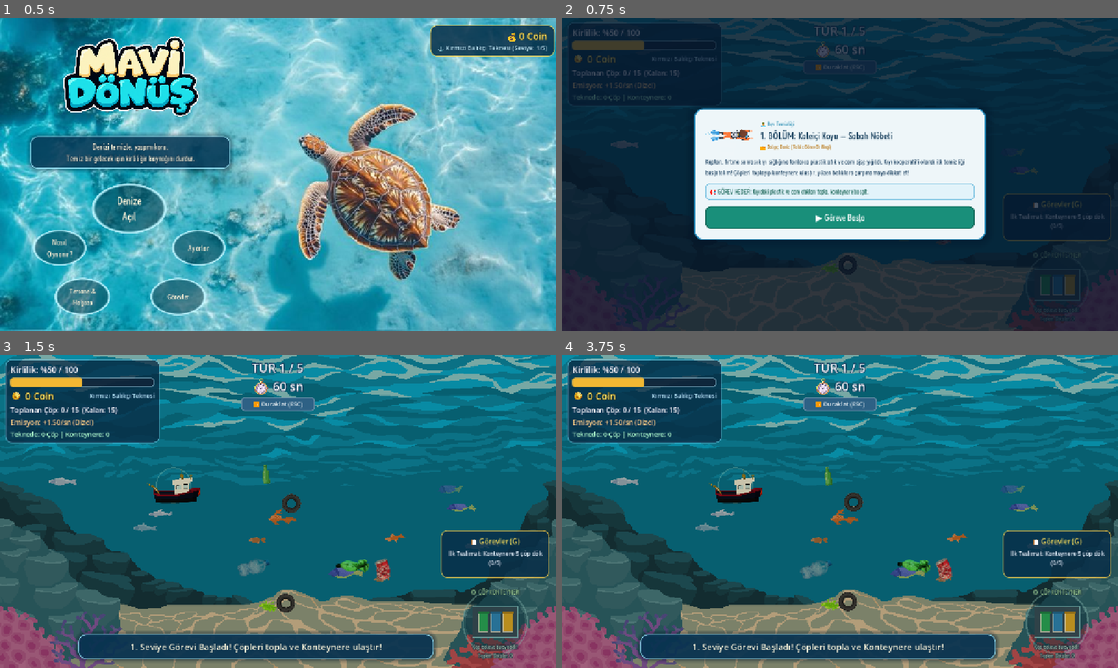
Above: before the commit, frames 1-4 (two rows, left to right).
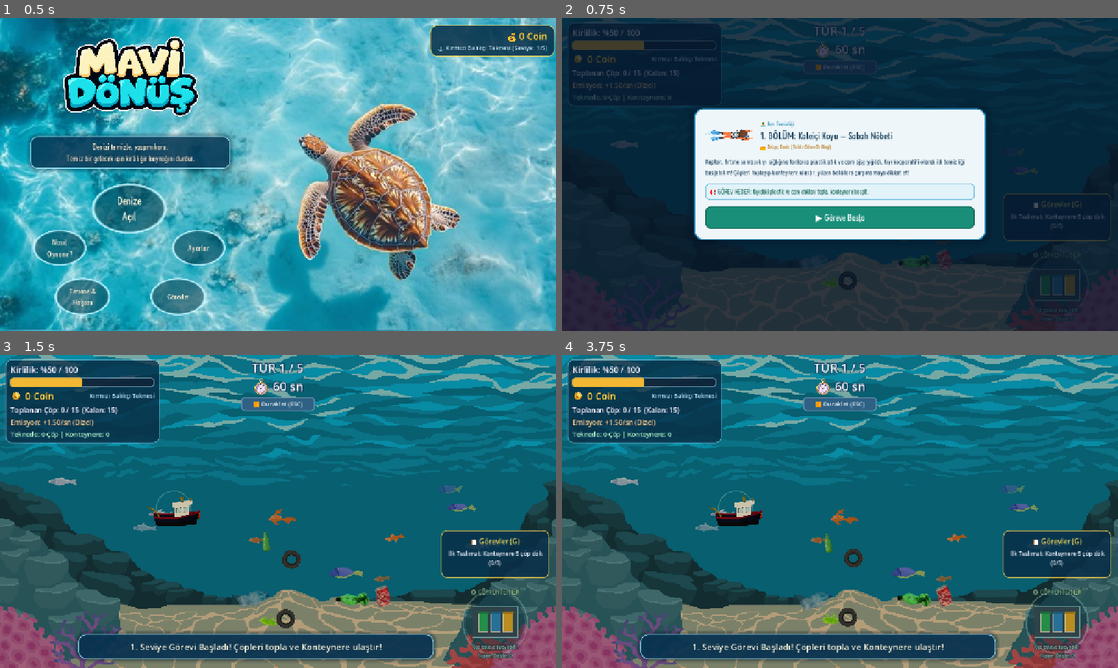
Above: after the commit, the same moments.

Repository: tubaiskol/Mavi-Donus-Hackathon-Team22
Game: Godot game, scene res://scenes/main_menu.tscn
Two runs of this game, one before a commit and one after it. Both use one fixed random seed, a clock stepped at 60 frames per second and the inputs below. The engine's default icon, where the game draws it, is replaced by a stand-in: a white triangle on a blue panel in a dark square.
Inputs:
- Up to frame 1 (0.5 s): no input
- Up to frame 2 (0.75 s): click "Denize Açıl" at 0.5 s
- Up to frame 3 (1.5 s): click "▶️ Göreve Başla" at 1.25 s
- Up to frame 4 (3.75 s): click "⏸️ Duraklat (ESC)" at 2 s; click "📋 Görevler (G)" at 2.75 s; click "▶️ Devam Et" at 3.5 s

Frame 1 is identical in both runs. In frame 2, 0.3% of the frame differs, in the area x 45-70%, y 73-87%; in frame 3, 2.6%; in frame 4, 2.7%, in the area x 26-71%, y 35-87%.

Commit message:
feat: ilk iki bölümde deniz yüzeyi hareket ve üretim sınırlarını uygula

Diff:
--- a/scripts/boat.gd
+++ b/scripts/boat.gd
@@ -160,6 +160,8 @@
 func enforce_water_bounds() -> void:
 	var screen := get_viewport_rect()
 	var min_y := screen.position.y + _edge_margin.y
+	if get_parent().has_water_surface():
+		min_y = maxf(min_y, get_parent().get_water_surface_y() + _hull_shape.size.y * 0.5)
 	position = position.clamp(Vector2(screen.position.x + _edge_margin.x, min_y), screen.end - _edge_margin)
 	if position.y <= min_y and velocity.y < 0.0:
 		velocity.y = 0.0
--- a/scripts/fish.gd
+++ b/scripts/fish.gd
@@ -52,19 +52,13 @@
 	swim_freq = randf_range(1.6, 2.6)
 	swim_amp = randf_range(14.0, 28.0)
 
-	# Dalga, ekranın üst HUD alanına ya da alt kenara taşmasın.
-	var screen := get_viewport_rect()
-	base_y = clampf(
-		global_position.y,
-		screen.position.y + TOP_MARGIN + swim_amp,
-		screen.end.y - BOTTOM_MARGIN - swim_amp
-	)
-
 	var scene_root := get_tree().current_scene
 	if scene_root:
 		_boat = scene_root.get_node_or_null("Boat") as Node2D
 
 	_setup_visual()
+	base_y = global_position.y
+	enforce_water_bounds()
 
 
 func _setup_visual() -> void:
@@ -100,6 +94,7 @@
 		# Çarpışma sonrası: yönünde hızlanıp gemiden uzaklaşarak kaybolur
 		global_position.x += direction * speed * 1.8 * delta
 		global_position.y += _escape_y * 110.0 * delta
+		enforce_water_bounds()
 		rotation = lerp_angle(rotation, 0.0, 6.0 * delta)
 		modulate.a = maxf(modulate.a - delta * 1.5, 0.0)
 		if modulate.a <= 0.01:
@@ -109,6 +104,7 @@
 	# Düz ilerleme + yumuşak sinüs yüzüşü.
 	# Y konumu doğrudan hesaplanır (sürekli toplama yerine), böylece dalga yerinde kalır.
 	global_position.x += direction * speed * delta
+	enforce_water_bounds()
 	global_position.y = base_y + sin(_time * swim_freq) * swim_amp
 
 	# Burun, dikey hıza doğru hafifçe eğilir (balık yüzerken yamulmuş gibi kaymaz).
@@ -123,6 +119,24 @@
 		queue_free()
 	elif direction < 0.0 and global_position.x < screen.position.x - 120.0:
 		queue_free()
+
+
+func get_surface_clearance() -> float:
+	var shown := sprite.texture.get_size() * sprite.scale.abs()
+	return (shown.y + shown.x * sin(MAX_TILT)) * 0.5
+
+
+func enforce_water_bounds() -> void:
+	var screen := get_viewport_rect()
+	var game := get_parent().get_parent()
+	var min_y := screen.position.y + TOP_MARGIN
+	if game.has_water_surface():
+		var surface_min: float = game.get_water_surface_y() + get_surface_clearance()
+		min_y = maxf(min_y, surface_min)
+		if global_position.y < surface_min:
+			global_position.y = surface_min
+			_escape_y = 1.0
+	base_y = clampf(base_y, min_y + swim_amp, maxf(min_y + swim_amp, screen.end.y - BOTTOM_MARGIN - swim_amp))
 
 
 func _check_boat_hit() -> void:
--- a/scripts/fish_spawner.gd
+++ b/scripts/fish_spawner.gd
@@ -30,7 +30,11 @@
 	var screen := get_viewport_rect()
 	var spawn_from_left := (randf() < 0.5)
 	var spawn_x := screen.position.x - 70.0 if spawn_from_left else screen.end.x + 70.0
-	var spawn_y := randf_range(screen.position.y + 170.0, screen.end.y - 70.0)
+	var min_y := maxf(screen.position.y + 170.0, get_parent().get_water_surface_y() + 80.0)
+	var max_y := screen.end.y - 70.0
+	if min_y > max_y:
+		return
+	var spawn_y := randf_range(min_y, max_y)
 
 	var fish = FISH_SCENE.instantiate() as Area2D
 	fish.direction = 1.0 if spawn_from_left else -1.0
--- a/scripts/game.gd
+++ b/scripts/game.gd
@@ -3,6 +3,7 @@
 const TOTAL_LEVELS := 5
 const MENU_FONT := preload("res://assets/menu_font.ttf")
 const PANEL_LAYOUT := preload("res://scripts/panel_layout.gd")
+const LEVEL_ENVIRONMENT := preload("res://scripts/level_environment.gd")
 
 @export_range(1, 5, 1) var test_start_level: int = 1
 
@@ -52,6 +53,7 @@
 
 	# Mevcut seçili seviyeyi başlat (Asla zorla 1'e sıfırlamaz!)
 	GameState.start_level_round(GameState.current_round)
+	_update_level_bounds()
 
 	GameState.pollution_changed.connect(_on_pollution_changed)
 	GameState.carried_trash_changed.connect(_on_carried_trash_changed)
@@ -144,6 +146,7 @@
 	if _drop_zone:
 		_drop_zone.position = PANEL_LAYOUT.dock_rect(get_viewport_rect()).get_center()
 	_update_panels_barrier()
+	_update_level_bounds()
 
 
 func get_reserved_panels_rect() -> Rect2:
@@ -158,13 +161,21 @@
 	(_panels_shape.shape as RectangleShape2D).size = rect.size
 
 
-
-
-
-
-
-
-
+func has_water_surface() -> bool:
+	return LEVEL_ENVIRONMENT.has_surface(GameState.current_round)
+
+
+func get_water_surface_y() -> float:
+	return LEVEL_ENVIRONMENT.surface_y(get_viewport_rect(), GameState.current_round)
+
+
+func _update_level_bounds() -> void:
+	$Boat.enforce_water_bounds()
+	# Pencere oranı değiştiğinde mevcut canlılar da hava bölgesine taşmasın.
+	for group in ["trash", "turtle", "fish"]:
+		for entity in get_tree().get_nodes_in_group(group):
+			if entity.has_method("enforce_water_bounds"):
+				entity.enforce_water_bounds()
 
 
 func _on_drop_zone_area_entered(area: Area2D) -> void:
@@ -318,6 +329,7 @@
 	shop_panel.hide()
 
 	GameState.start_next_level()
+	_update_level_bounds()
 	spawner.start_level()
 
 	var canvas_mod = get_node_or_null("CanvasModulate")
--- /dev/null
+++ b/scripts/level_environment.gd
@@ -0,0 +1,27 @@
+extends RefCounted
+
+const BACKGROUNDS := {
+	1: preload("res://assets/backgrounds/bg1/full.png"),
+	2: preload("res://assets/backgrounds/bg4/full.png"),
+	3: preload("res://assets/backgrounds/bg3/full.png"),
+	4: preload("res://assets/backgrounds/bg2/full.png"),
+	5: preload("res://assets/general-game-background.jpeg")
+}
+
+# Kaynak görseldeki yatay su sınırları: resif üstü ve batığın suya girişi.
+const SURFACE_SOURCE_Y := {1: 540.0, 2: 738.0}
+
+
+static func has_surface(level: int) -> bool:
+	return SURFACE_SOURCE_Y.has(level)
+
+
+static func surface_y(screen: Rect2, level: int) -> float:
+	if not has_surface(level):
+		return screen.position.y
+	var texture: Texture2D = BACKGROUNDS[level]
+	var source_size := texture.get_size()
+	# TextureRect.STRETCH_KEEP_ASPECT_COVERED ile aynı ölçek ve ortalama.
+	var scale_factor := maxf(screen.size.x / source_size.x, screen.size.y / source_size.y)
+	var image_top := screen.get_center().y - source_size.y * scale_factor * 0.5
+	return clampf(image_top + float(SURFACE_SOURCE_Y[level]) * scale_factor, screen.position.y, screen.end.y)
--- a/scripts/pollution_color.gd
+++ b/scripts/pollution_color.gd
@@ -3,13 +3,7 @@
 const CLEAN_COLOR := Color.WHITE
 const DIRTY_COLOR := Color(0.58, 0.53, 0.34)
 
-const LEVEL_BACKGROUNDS := {
-	1: preload("res://assets/backgrounds/bg1/full.png"),
-	2: preload("res://assets/backgrounds/bg4/full.png"),
-	3: preload("res://assets/backgrounds/bg3/full.png"),
-	4: preload("res://assets/backgrounds/bg2/full.png"),
-	5: preload("res://assets/general-game-background.jpeg")
-}
+const LEVEL_ENVIRONMENT := preload("res://scripts/level_environment.gd")
 
 var target_color := CLEAN_COLOR
 var _bg_tex_rect: TextureRect
@@ -50,7 +44,7 @@
 
 
 func _get_bg_texture_for_round(round_num: int) -> Texture2D:
-	return LEVEL_BACKGROUNDS.get(round_num, LEVEL_BACKGROUNDS[1])
+	return LEVEL_ENVIRONMENT.BACKGROUNDS.get(round_num, LEVEL_ENVIRONMENT.BACKGROUNDS[1])
 
 
 func _process(delta: float) -> void:
--- a/scripts/spawner.gd
+++ b/scripts/spawner.gd
@@ -124,7 +124,7 @@
 func _get_random_spawn_position() -> Vector2:
 	var screen := get_viewport_rect()
 	var boat := get_node_or_null("../Boat") as Node2D
-	var min_y := screen.position.y + TOP_HUD_MARGIN
+	var min_y := maxf(screen.position.y + TOP_HUD_MARGIN, get_parent().get_water_surface_y() + 32.0)
 	var max_y := screen.end.y - SPAWN_MARGIN
 	if min_y > max_y:
 		return Vector2.INF
--- a/scripts/trash.gd
+++ b/scripts/trash.gd
@@ -12,12 +12,14 @@
 var collected := false
 var _bob_phase := 0.0
 var _base_sprite_pos := Vector2.ZERO
+var _surface_clearance := 32.0
 
 
 func _ready() -> void:
 	_bob_phase = randf() * TAU
 	_base_sprite_pos = trash_sprite.position
 	_apply_random_texture()
+	enforce_water_bounds()
 
 	if is_initial_trash:
 		# Başlangıçtaki 7-8 çöp, başlangıç (%50+) kirliliğine zaten dahildir.
@@ -31,11 +33,18 @@
 
 
 func _process(delta: float) -> void:
+	enforce_water_bounds()
 	if not GameState.running or GameState.game_over:
 		return
 	_bob_phase += delta * 2.2
 	trash_sprite.position = _base_sprite_pos + Vector2(0.0, sin(_bob_phase) * 2.5)
 	trash_sprite.rotation = sin(_bob_phase * 0.7) * 0.14
+
+
+func enforce_water_bounds() -> void:
+	var game := get_parent().get_parent()
+	if game.has_water_surface():
+		global_position.y = maxf(global_position.y, game.get_water_surface_y() + _surface_clearance)
 
 
 func _on_area_entered(area: Area2D) -> void:
@@ -144,3 +153,9 @@
 		trash_sprite.scale = Vector2.ONE * (1200.0 / longest_side)
 	else:
 		trash_sprite.scale = Vector2.ONE * (44.0 / maxf(longest_side, 1.0))
+	# Eski görsellerde geniş şeffaf kenarlar var; görünen atığın üstünü koru.
+	var used := chosen_texture.get_image().get_used_rect()
+	var top := (used.position.y - image_size.y * 0.5) * trash_sprite.scale.y
+	var left := (used.position.x - image_size.x * 0.5) * trash_sprite.scale.x
+	var right := (used.end.x - image_size.x * 0.5) * trash_sprite.scale.x
+	_surface_clearance = maxf(32.0, -top + maxf(absf(left), absf(right)) * sin(0.14) + 3.0)
--- a/scripts/turtle.gd
+++ b/scripts/turtle.gd
@@ -15,6 +15,7 @@
 
 func _ready() -> void:
 	_bob_t = randf() * TAU
+	enforce_water_bounds()
 	hide()
 	# Çift progress bar karmaşasını önlemek için alttaki dikdörtgen bar gizlenir,
 	# yerine kaplumbağanın etrafını saran dairesel altın kurtarma halkası kullanılır.
@@ -26,6 +27,7 @@
 
 
 func _physics_process(delta: float) -> void:
+	enforce_water_bounds()
 	if rescued:
 		return
 
@@ -54,6 +56,12 @@
 
 	if rescue_time >= RESCUE_DURATION:
 		_rescue()
+
+
+func enforce_water_bounds() -> void:
+	var game := get_parent().get_parent()
+	if game.has_water_surface():
+		global_position.y = maxf(global_position.y, game.get_water_surface_y() + 50.0)
 
 
 func _draw() -> void:
--- a/scripts/turtle_spawner.gd
+++ b/scripts/turtle_spawner.gd
@@ -72,7 +72,7 @@
 
 func _get_safe_turtle_spawn_position(screen: Rect2) -> Vector2:
 	var boat := get_node_or_null("../Boat") as Node2D
-	var min_y := screen.position.y + 110.0
+	var min_y := maxf(screen.position.y + 110.0, get_parent().get_water_surface_y() + 50.0)
 	var max_y := screen.end.y - EDGE_MARGIN
 	if min_y > max_y:
 		return Vector2.INF
Not shown, added: scripts/level_environment.gd.uid
